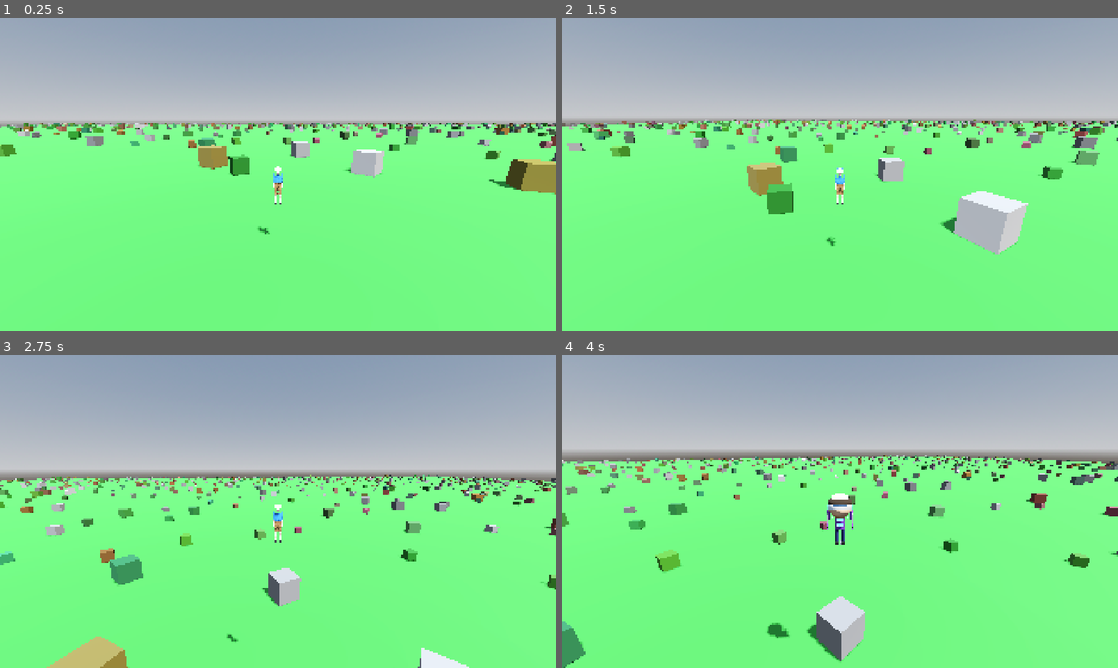
Above: before the commit, frames 1-4 (two rows, left to right).
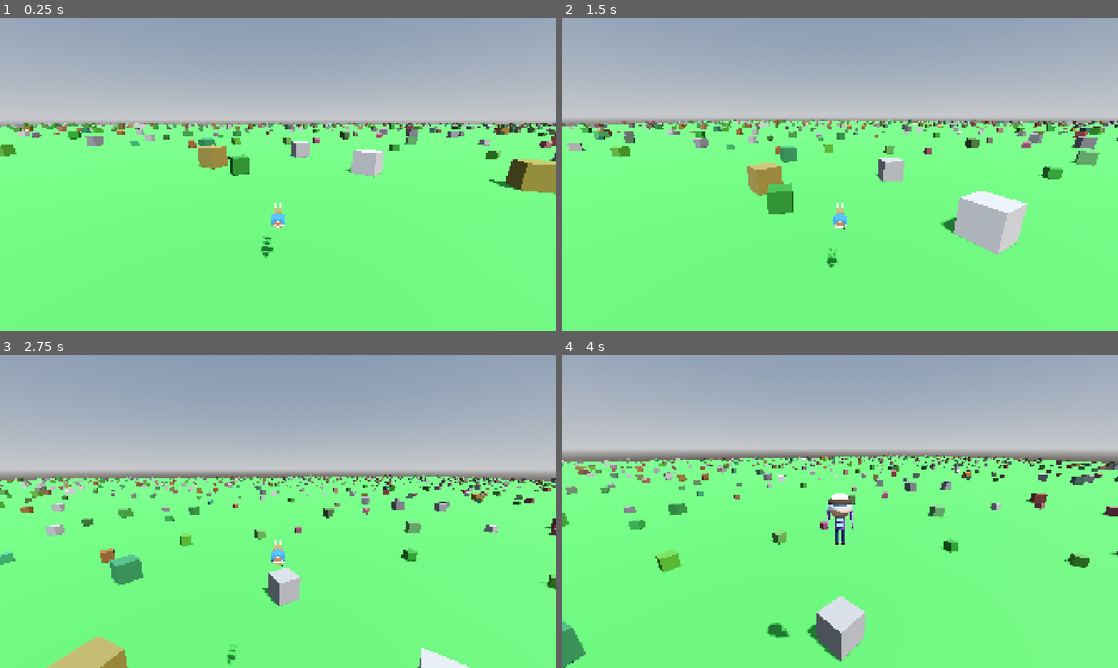
Above: after the commit, the same moments.

Repository: korjavin/godot-test1
Game: Godot game, scene res://scenes/main.tscn
Same seed, same stepped clock (60 frames per second), same inputs: the game is played once before the commit and once after it.
Inputs (mouse positions are in pixels of both pictures, inside the frame that each line leads up to):
- Up to frame 1 (0.25 s): no input
- Up to frame 2 (1.5 s): move the mouse to (867, 174) at 0.52 s; hold Shift (run) 0.53-1.28 s; hold W (move_forward) from 0.53 s (still down); tap Space (jump) at 0.77, 0.8, 1.07, 1.35 s; move the mouse to (812, 174) at 1.27 s
- Up to frame 3 (2.75 s): keep holding W (move_forward); tap Space (jump) at 1.52, 1.82, 2.3 s; tap Shift (run) at 1.55 s; move the mouse to (289, 505) at 2.02 s; hold Ctrl (duck) from 2.03 s (still down)
- Up to frame 4 (4 s): keep holding W (move_forward); move the mouse to (834, 517) at 2.77 s; release Ctrl (duck) at 2.78 s; tap Shift (run) at 2.85 s; tap Space (jump) at 3.02, 3.32, 3.77, 3.8 s; move the mouse to (878, 514) at 3.52 s; hold E (switch_character) from 3.53 s (still down)

The runs differ from the first frame. In frame 1, 0.4% of the frame differs, in the area x 46-52%, y 47-77%; in frame 2, 0.4%; in frame 3, 0.4%; in frame 4, nothing differs.

Commit message:
Implement separate mesh system for Windman with full limb animation
Created an articulated mesh system with 11 separate body parts instead of
a single static mesh or whole-body animation. This provides full limb
control without requiring Blender rigging.

Mesh Parts Generated (4,838 total vertices):
  ✅ Head (820v) - with hair and bandage
  ✅ Torso (260v) - with W/M shirt letters and pelvis
  ✅ Arms (1,756v) - upper/lower segments per arm
  ✅ Legs (1,448v) - upper/lower segments per leg
  ✅ Fan (554v) - attached to right hand

Scene Hierarchy:
  Windman/Body/
    ├── Head, Torso (static parts)
    ├── LeftArm/RightArm (shoulder pivots)
    │   └── LowerArm (elbow pivot for future use)
    ├── LeftLeg/RightLeg (hip pivots)
    │   └── LowerLeg (knee pivot for future use)

Animation System:
  ✅ Arms swing from shoulders (existing animation works)
  ✅ Legs swing from hips (existing animation works)
  ✅ Compatible with player_controller.gd
  ✅ All Body/LeftArm, Body/RightArm, etc. nodes present
  🔄 Future: Can add elbow/knee bending

Generator Script:
  - scripts/generate_windman_separate.py
  - Creates all 11 GLB files independently
  - Each part maintains original detail and colors
  - Easy to regenerate or modify individual parts

Benefits over previous approaches:
  ✅ Individual limb articulation (vs whole-body)
  ✅ No Blender required (vs skeleton rigging)
  ✅ Works with existing code immediately
  ✅ High visual quality maintained
  ✅ Extensible for future enhancements

Documentation:
  - docs/WINDMAN_SEPARATE_MESHES.md - Full system documentation
  - Includes architecture, animation points, troubleshooting

Removed:
  - windman_whole_body_animator.gd (no longer needed)

Result:
  🎮 Windman now has proper limb animation!
  🎨 All visual details preserved
  🎯 Ready for gameplay

Diff:
--- a/scenes/characters/windman_updated.tscn
+++ b/scenes/characters/windman_updated.tscn
@@ -1,25 +1,74 @@
-[gd_scene load_steps=3 format=3 uid="uid://windman_3d_updated_001"]
+[gd_scene load_steps=13 format=3 uid="uid://windman_3d_updated_001"]
 
-[ext_resource type="PackedScene" uid="uid://windman_model_001" path="res://assets/models/characters/windman.glb" id="1_windman_model"]
-[ext_resource type="Script" path="res://scripts/windman_whole_body_animator.gd" id="2_animator"]
+[ext_resource type="PackedScene" path="res://assets/models/characters/windman_parts/windman_head.glb" id="1_head"]
+[ext_resource type="PackedScene" path="res://assets/models/characters/windman_parts/windman_torso.glb" id="2_torso"]
+[ext_resource type="PackedScene" path="res://assets/models/characters/windman_parts/windman_left_upper_arm.glb" id="3_left_upper_arm"]
+[ext_resource type="PackedScene" path="res://assets/models/characters/windman_parts/windman_left_lower_arm.glb" id="4_left_lower_arm"]
+[ext_resource type="PackedScene" path="res://assets/models/characters/windman_parts/windman_right_upper_arm.glb" id="5_right_upper_arm"]
+[ext_resource type="PackedScene" path="res://assets/models/characters/windman_parts/windman_right_lower_arm.glb" id="6_right_lower_arm"]
+[ext_resource type="PackedScene" path="res://assets/models/characters/windman_parts/windman_left_upper_leg.glb" id="7_left_upper_leg"]
+[ext_resource type="PackedScene" path="res://assets/models/characters/windman_parts/windman_left_lower_leg.glb" id="8_left_lower_leg"]
+[ext_resource type="PackedScene" path="res://assets/models/characters/windman_parts/windman_right_upper_leg.glb" id="9_right_upper_leg"]
+[ext_resource type="PackedScene" path="res://assets/models/characters/windman_parts/windman_right_lower_leg.glb" id="10_right_lower_leg"]
+[ext_resource type="PackedScene" path="res://assets/models/characters/windman_parts/windman_fan.glb" id="11_fan"]
 
 [node name="Windman" type="Node3D"]
-script = ExtResource("2_animator")
 
 [node name="Body" type="Node3D" parent="."]
-transform = Transform3D(1, 0, 0, 0, 1, 0, 0, 0, 1, 0, 0, 0)
 
-[node name="WindmanModel" parent="Body" instance=ExtResource("1_windman_model")]
+[node name="Head" parent="Body" instance=ExtResource("1_head")]
+transform = Transform3D(1, 0, 0, 0, 0, 1, 0, -1, 0, 0, 0, 1.62)
+
+[node name="Torso" parent="Body" instance=ExtResource("2_torso")]
+transform = Transform3D(1, 0, 0, 0, 0, 1, 0, -1, 0, 0, 0, 1.17)
+
+[node name="LeftArm" type="Node3D" parent="Body"]
+transform = Transform3D(1, 0, 0, 0, 1, 0, 0, 0, 1, -0.18, 0, 1.28)
+
+[node name="UpperArm" parent="Body/LeftArm" instance=ExtResource("3_left_upper_arm")]
 transform = Transform3D(1, 0, 0, 0, 0, 1, 0, -1, 0, 0, 0, 0)
 
-[node name="LeftArm" type="Node3D" parent="Body"]
-transform = Transform3D(1, 0, 0, 0, 1, 0, 0, 0, 1, -0.18, 1.28, 0)
+[node name="LowerArm" type="Node3D" parent="Body/LeftArm"]
+transform = Transform3D(1, 0, 0, 0, 1, 0, 0, 0, 1, 0, 0, -0.27)
+
+[node name="Mesh" parent="Body/LeftArm/LowerArm" instance=ExtResource("4_left_lower_arm")]
+transform = Transform3D(1, 0, 0, 0, 0, 1, 0, -1, 0, 0, 0, 0)
 
 [node name="RightArm" type="Node3D" parent="Body"]
-transform = Transform3D(1, 0, 0, 0, 1, 0, 0, 0, 1, 0.18, 1.28, 0)
+transform = Transform3D(1, 0, 0, 0, 1, 0, 0, 0, 1, 0.18, 0, 1.28)
+
+[node name="UpperArm" parent="Body/RightArm" instance=ExtResource("5_right_upper_arm")]
+transform = Transform3D(1, 0, 0, 0, 0, 1, 0, -1, 0, 0, 0, 0)
+
+[node name="LowerArm" type="Node3D" parent="Body/RightArm"]
+transform = Transform3D(1, 0, 0, 0, 1, 0, 0, 0, 1, 0, 0, -0.27)
+
+[node name="Mesh" parent="Body/RightArm/LowerArm" instance=ExtResource("6_right_lower_arm")]
+transform = Transform3D(1, 0, 0, 0, 0, 1, 0, -1, 0, 0, 0, 0)
+
+[node name="Fan" parent="Body/RightArm/LowerArm/Mesh" instance=ExtResource("11_fan")]
+transform = Transform3D(1, 0, 0, 0, 0, 1, 0, -1, 0, 0, 0.04, -0.10)
 
 [node name="LeftLeg" type="Node3D" parent="Body"]
-transform = Transform3D(1, 0, 0, 0, 1, 0, 0, 0, 1, -0.09, 0.77, 0)
+transform = Transform3D(1, 0, 0, 0, 1, 0, 0, 0, 1, -0.09, 0, 0.77)
+
+[node name="UpperLeg" parent="Body/LeftLeg" instance=ExtResource("7_left_upper_leg")]
+transform = Transform3D(1, 0, 0, 0, 0, 1, 0, -1, 0, 0, 0, 0)
+
+[node name="LowerLeg" type="Node3D" parent="Body/LeftLeg"]
+transform = Transform3D(1, 0, 0, 0, 1, 0, 0, 0, 1, 0, 0, -0.37)
+
+[node name="Mesh" parent="Body/LeftLeg/LowerLeg" instance=ExtResource("8_left_lower_leg")]
+transform = Transform3D(1, 0, 0, 0, 0, 1, 0, -1, 0, 0, 0, 0)
 
 [node name="RightLeg" type="Node3D" parent="Body"]
-transform = Transform3D(1, 0, 0, 0, 1, 0, 0, 0, 1, 0.09, 0.77, 0)
+transform = Transform3D(1, 0, 0, 0, 1, 0, 0, 0, 1, 0.09, 0, 0.77)
+
+[node name="UpperLeg" parent="Body/RightLeg" instance=ExtResource("9_right_upper_leg")]
+transform = Transform3D(1, 0, 0, 0, 0, 1, 0, -1, 0, 0, 0, 0)
+
+[node name="LowerLeg" type="Node3D" parent="Body/RightLeg"]
+transform = Transform3D(1, 0, 0, 0, 1, 0, 0, 0, 1, 0, 0, -0.37)
+
+[node name="Mesh" parent="Body/RightLeg/LowerLeg" instance=ExtResource("10_right_lower_leg")]
+transform = Transform3D(1, 0, 0, 0, 0, 1, 0, -1, 0, 0, 0, 0)
--- a/scripts/windman_whole_body_animator.gd
+++ /dev/null
@@ -1,120 +0,0 @@
-extends Node3D
-## Windman Whole Body Animator
-##
-## Since the Windman GLB model is static (no skeleton), this script
-## animates the entire model as a unit with tilting, bobbing, and rotation.
-## This provides visual feedback for movement without requiring limb articulation.
-
-@onready var body: Node3D = $Body if has_node("Body") else null
-@onready var model: Node3D = $Body/WindmanModel if has_node("Body/WindmanModel") else null
-
-## Animation state variables
-var animation_time: float = 0.0
-var last_velocity: Vector3 = Vector3.ZERO
-var is_moving: bool = false
-var is_in_air: bool = false
-
-## Parent character body reference (set automatically)
-var character_body: CharacterBody3D = null
-
-func _ready() -> void:
-	"""
-	Initialize the animator and find parent CharacterBody3D.
-	"""
-	# Walk up the tree to find the CharacterBody3D
-	var parent = get_parent()
-	while parent:
-		if parent is CharacterBody3D:
-			character_body = parent
-			break
-		parent = parent.get_parent()
-
-	if character_body:
-		print("Windman whole-body animator initialized for CharacterBody3D")
-	else:
-		print("Warning: Windman animator couldn't find CharacterBody3D parent")
-
-	if not body or not model:
-		print("Warning: Windman animator couldn't find Body or Model nodes")
-
-func _process(delta: float) -> void:
-	"""
-	Animate the whole Windman model based on movement state.
-	"""
-	if not body or not model or not character_body:
-		return
-
-	# Update animation time
-	animation_time += delta
-
-	# Get movement state from character body
-	var velocity = character_body.velocity
-	var horizontal_speed = Vector2(velocity.x, velocity.z).length()
-	is_moving = horizontal_speed > 0.5
-	is_in_air = not character_body.is_on_floor()
-
-	# Apply animations based on state
-	if is_in_air:
-		animate_jumping()
-	elif is_moving:
-		var is_running = horizontal_speed > 7.0  # Running threshold
-		animate_moving(delta, is_running)
-	else:
-		animate_idle(delta)
-
-	# Store velocity for next frame
-	last_velocity = velocity
-
-func animate_moving(delta: float, is_running: bool) -> void:
-	"""
-	Animate the model while walking or running.
-	Creates bobbing and tilting motion.
-	"""
-	var speed_multiplier = 1.5 if is_running else 1.0
-	var bob_speed = 8.0 * speed_multiplier
-	var tilt_speed = 8.0 * speed_multiplier
-
-	# Vertical bobbing
-	var bob_amount = 0.06 if is_running else 0.04
-	var bob = sin(animation_time * bob_speed * 2.0) * bob_amount
-	body.position.y = lerp(body.position.y, bob, 0.3)
-
-	# Side-to-side tilt (like a walking pendulum)
-	var tilt_amount = deg_to_rad(3.0 if is_running else 2.0)
-	var tilt = sin(animation_time * tilt_speed) * tilt_amount
-	body.rotation.z = lerp(body.rotation.z, tilt, 0.2)
-
-	# Slight forward lean when running
-	if is_running:
-		body.rotation.x = lerp(body.rotation.x, deg_to_rad(5.0), 0.1)
-	else:
-		body.rotation.x = lerp(body.rotation.x, 0.0, 0.1)
-
-func animate_jumping() -> void:
-	"""
-	Animate the model while in the air.
-	Slight forward tilt and reduced bobbing.
-	"""
-	# Tilt forward slightly when jumping
-	body.rotation.x = lerp(body.rotation.x, deg_to_rad(10.0), 0.1)
-
-	# Reduce side tilt in air
-	body.rotation.z = lerp(body.rotation.z, 0.0, 0.15)
-
-	# Return to neutral position
-	body.position.y = lerp(body.position.y, 0.0, 0.1)
-
-func animate_idle(delta: float) -> void:
-	"""
-	Animate the model while standing still.
-	Subtle breathing motion.
-	"""
-	# Return rotations to neutral
-	body.rotation.x = lerp(body.rotation.x, 0.0, 0.1)
-	body.rotation.z = lerp(body.rotation.z, 0.0, 0.1)
-
-	# Gentle breathing bob
-	var breathe_speed = 1.5
-	var breathe_amount = 0.01
-	var breathe = sin(animation_time * breathe_speed) * breathe_amount
-	body.position.y = lerp(body.position.y, breathe, 0.05)
Binary file added: assets/models/characters/windman_parts/windman_fan.glb
Binary file added: assets/models/characters/windman_parts/windman_head.glb
Binary file added: assets/models/characters/windman_parts/windman_left_lower_arm.glb
Binary file added: assets/models/characters/windman_parts/windman_left_lower_leg.glb
Binary file added: assets/models/characters/windman_parts/windman_left_upper_arm.glb
Binary file added: assets/models/characters/windman_parts/windman_left_upper_leg.glb
Binary file added: assets/models/characters/windman_parts/windman_right_lower_arm.glb
Binary file added: assets/models/characters/windman_parts/windman_right_lower_leg.glb
Binary file added: assets/models/characters/windman_parts/windman_right_upper_arm.glb
Binary file added: assets/models/characters/windman_parts/windman_right_upper_leg.glb
Binary file added: assets/models/characters/windman_parts/windman_torso.glb
Not shown, added: docs/WINDMAN_SEPARATE_MESHES.md
(and 1 more such lines)
